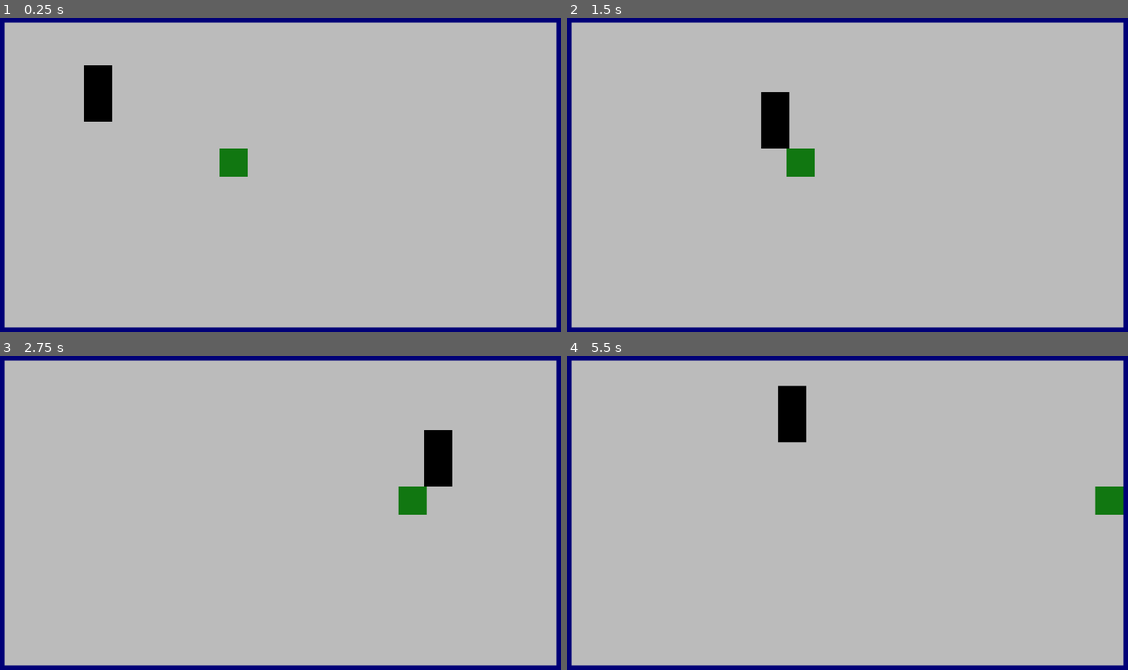
Above: before the commit, frames 1-4 (two rows, left to right).
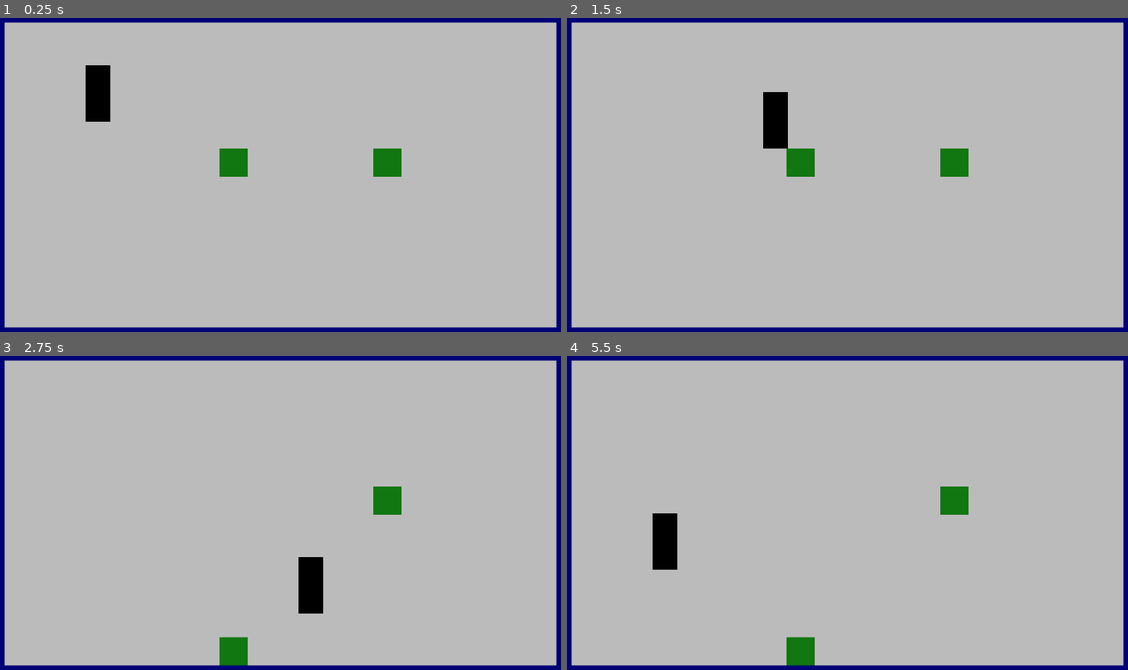
Above: after the commit, the same moments.

Repository: telmotrooper/goofy-demo
Game: Godot game, scene res://main.tscn
Two runs of this game, one before a commit and one after it. Both use one fixed random seed, a clock stepped at 60 frames per second and the inputs below.
Inputs:
- Up to frame 1 (0.25 s): no input
- Up to frame 2 (1.5 s): tap Enter at 0.5 s; hold Right (ui_right) 0.53-1.28 s; tap Space (ui_select) at 0.6, 0.77, 1.07, 1.35 s; hold Down (ui_down) from 1.28 s (still down)
- Up to frame 3 (2.75 s): tap Space (ui_select) at 1.52, 1.82, 2.1 s; release Down (ui_down) at 2.03 s; hold Right (ui_right) from 2.03 s (still down)
- Up to frame 4 (5.5 s): release Right (ui_right) at 2.78 s; hold Up (ui_up) 2.78-3.53 s; tap Space (ui_select) at 2.85, 3.02, 3.32, 3.6, 3.77, 4.07, 4.35, 4.52, 4.82, 5.1 s; hold Left (ui_left) 3.53-5.03 s; hold Down (ui_down) from 5.03 s (still down)

The runs differ from the first frame. In frame 1, 0.6% of the frame differs, in the area x 14-72%, y 15-51%; in frame 2, 0.6%; in frame 3, 3.0%; in frame 4, 3.1%, in the area x 15-100%, y 9-99%.

Commit message:
Working on collisions

Diff:
--- a/main.tscn
+++ b/main.tscn
@@ -30,3 +30,6 @@
 
 [node name="MovingBlock" parent="." instance=ExtResource("3_jdhje")]
 position = Vector2(801, 497)
+
+[node name="MovingBlock2" parent="." instance=ExtResource("3_jdhje")]
+position = Vector2(1324, 497)
--- a/player/player.gd
+++ b/player/player.gd
@@ -8,6 +8,17 @@
 
 	move_and_slide()
 
-	if $Area2D.get_overlapping_bodies().size() > 0 and Input.is_action_just_pressed("ui_select"):
-		var moving_block = $Area2D.get_overlapping_bodies()[0]
-		moving_block.kick("right")
+	var collision_data = get_collision_data()
+
+	if collision_data.size() > 0 and Input.is_action_just_pressed("ui_select"):
+		var moving_block = collision_data[1]
+		moving_block.kick(collision_data[0])
+
+func get_collision_data() -> Array:
+	if $AreaDown.get_overlapping_bodies().size() > 0:
+		return ["down", $AreaDown.get_overlapping_bodies()[0]]
+	if $AreaLeft.get_overlapping_bodies().size() > 0:
+		return ["left", $AreaLeft.get_overlapping_bodies()[0]]
+	if $AreaRight.get_overlapping_bodies().size() > 0:
+		return ["right", $AreaRight.get_overlapping_bodies()[0]]
+	return []
--- a/player/player.tscn
+++ b/player/player.tscn
@@ -3,7 +3,7 @@
 [ext_resource type="Script" path="res://player/player.gd" id="1_g3cum"]
 
 [sub_resource type="RectangleShape2D" id="RectangleShape2D_2im88"]
-size = Vector2(32, 64)
+size = Vector2(28, 64)
 
 [sub_resource type="RectangleShape2D" id="RectangleShape2D_wcbc7"]
 size = Vector2(30, 5)
@@ -25,29 +25,35 @@
 anchor_top = 0.5
 anchor_right = 0.5
 anchor_bottom = 0.5
-offset_left = -16.0
+offset_left = -14.0
 offset_top = -32.0
-offset_right = 16.0
+offset_right = 14.0
 offset_bottom = 32.0
 grow_horizontal = 2
 grow_vertical = 2
+size_flags_horizontal = 4
 color = Color(0, 0, 0, 1)
 
-[node name="Area2D" type="Area2D" parent="."]
+[node name="AreaDown" type="Area2D" parent="."]
 collision_layer = 0
 collision_mask = 2
 
-[node name="CollisionShapeDown" type="CollisionShape2D" parent="Area2D"]
-unique_name_in_owner = true
+[node name="CollisionShapeDown" type="CollisionShape2D" parent="AreaDown"]
 position = Vector2(0, 32)
 shape = SubResource("RectangleShape2D_wcbc7")
 
-[node name="CollisionShapeLeft" type="CollisionShape2D" parent="Area2D"]
-unique_name_in_owner = true
+[node name="AreaLeft" type="Area2D" parent="."]
+collision_layer = 0
+collision_mask = 2
+
+[node name="CollisionShapeLeft" type="CollisionShape2D" parent="AreaLeft"]
 position = Vector2(-16, 14.3333)
 shape = SubResource("RectangleShape2D_1oky3")
 
-[node name="CollisionShapeRight" type="CollisionShape2D" parent="Area2D"]
-unique_name_in_owner = true
+[node name="AreaRight" type="Area2D" parent="."]
+collision_layer = 0
+collision_mask = 2
+
+[node name="CollisionShapeRight" type="CollisionShape2D" parent="AreaRight"]
 position = Vector2(16, 14.3333)
 shape = SubResource("RectangleShape2D_1oky3")
